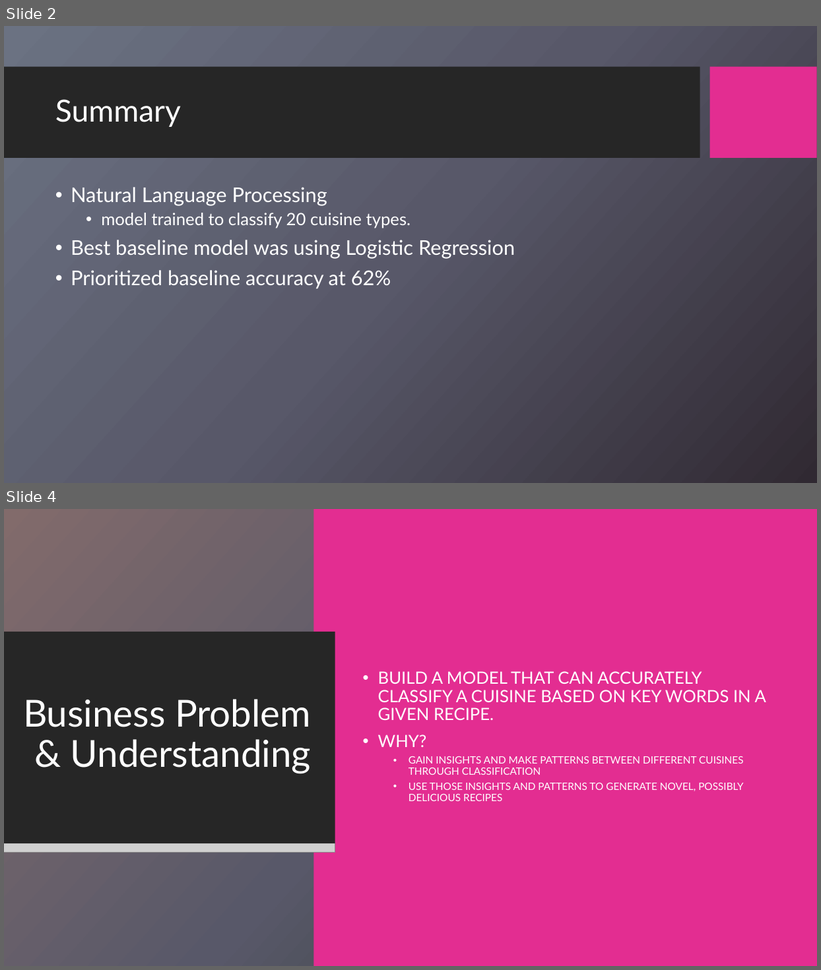
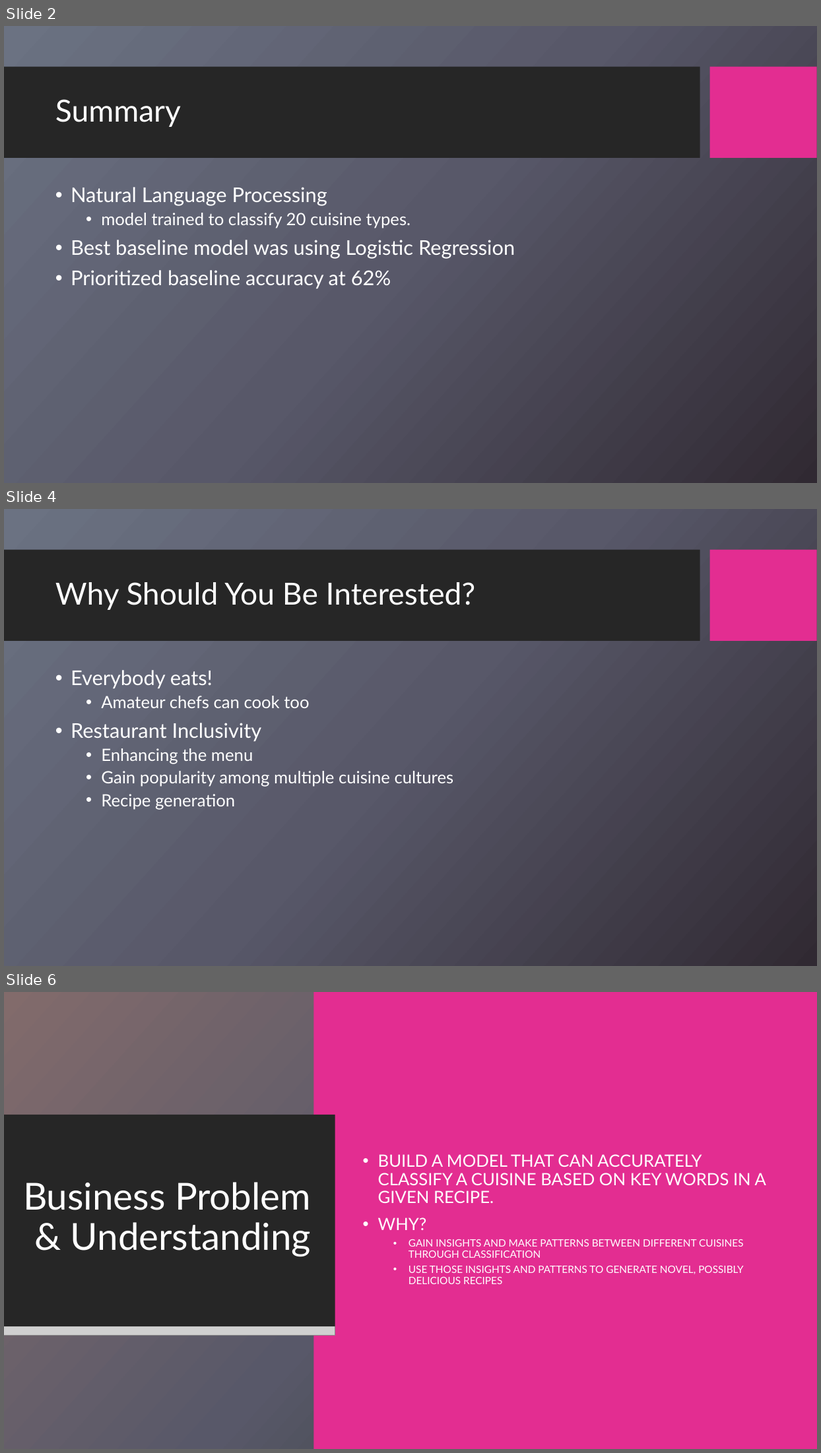
Before and after one commit to aamoeji04/Cuisine_Classification_Capstone, a slide deck: Cuisine_Classification.pptx. Shown one above the other, each under a label of ours: slides 2 and 4 before the commit, slides 2, 4 and 6 after it; the slides between them are not shown. The pictures are 821x970 and 821x1453 pixels, drawn with LibreOffice and Linux fonts; fonts in the diff are those of the drawing; grey boxes stand for pictures; background and template pictures are left out. Boxes give left, top, right and bottom in pixels: in the first picture for what was removed or moved away, otherwise in the second. Text is boxed around its words. In the diff, an @@ line names an element or a change of style, - is before the commit and + after.

```diff
--- a/Cuisine_Classification.pptx
+++ b/Cuisine_Classification.pptx
@@ slide 4 added at [4, 509, 817, 966], background picture (left out); not listed: 2 template elements that a slide beside it also shows @@
@@ title added at [55, 582, 475, 610], 36 pt, text #FFFFFF @@
+Why Should You Be Interested?
@@ text added at [71, 670, 454, 810], 20 pt, text #FFFFFF @@
+• Everybody eats!
+  • Amateur chefs can cook too
+• Restaurant Inclusivity
+  • Enhancing the menu
+  • Gain popularity among multiple cuisine cultures
+  • Recipe generation
@@ what was slide 4 is now slide 6 @@
```
Also in this commit, not shown: 4 slides changed, 2 other slides added.
